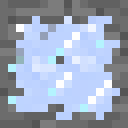
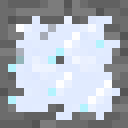
The second (128, 128) image is a revision of the first. Changes to its layers:
pixels changed over 16, 16, 120, 120 (layer not identified)
